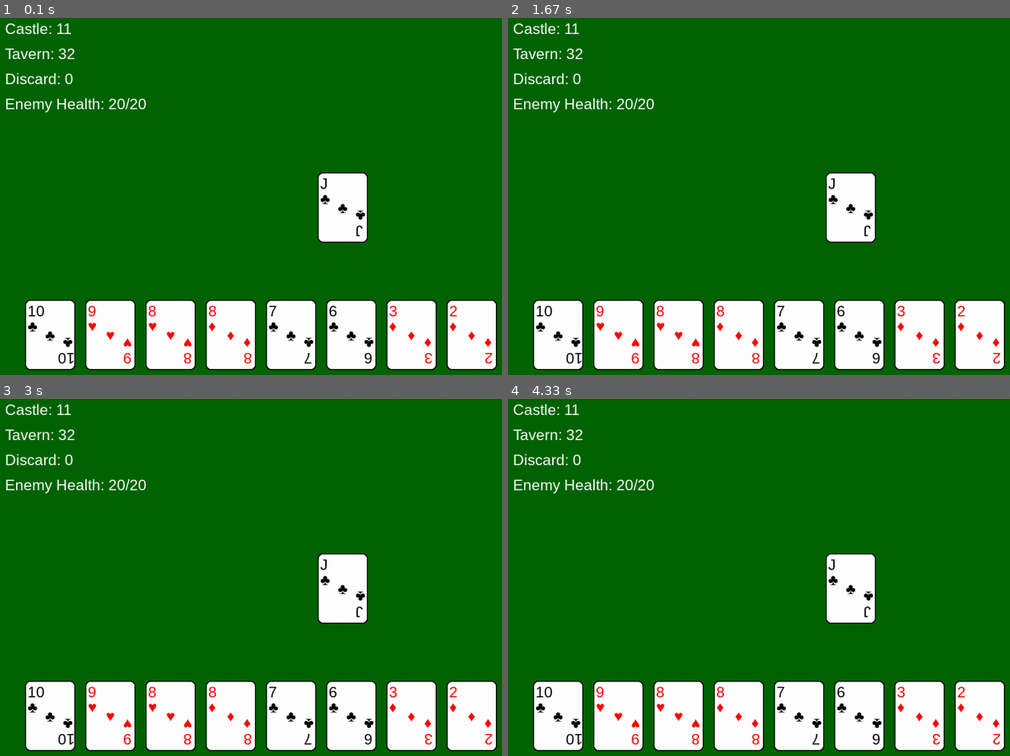
Above: before the commit, frames 1-4 (two rows, left to right).
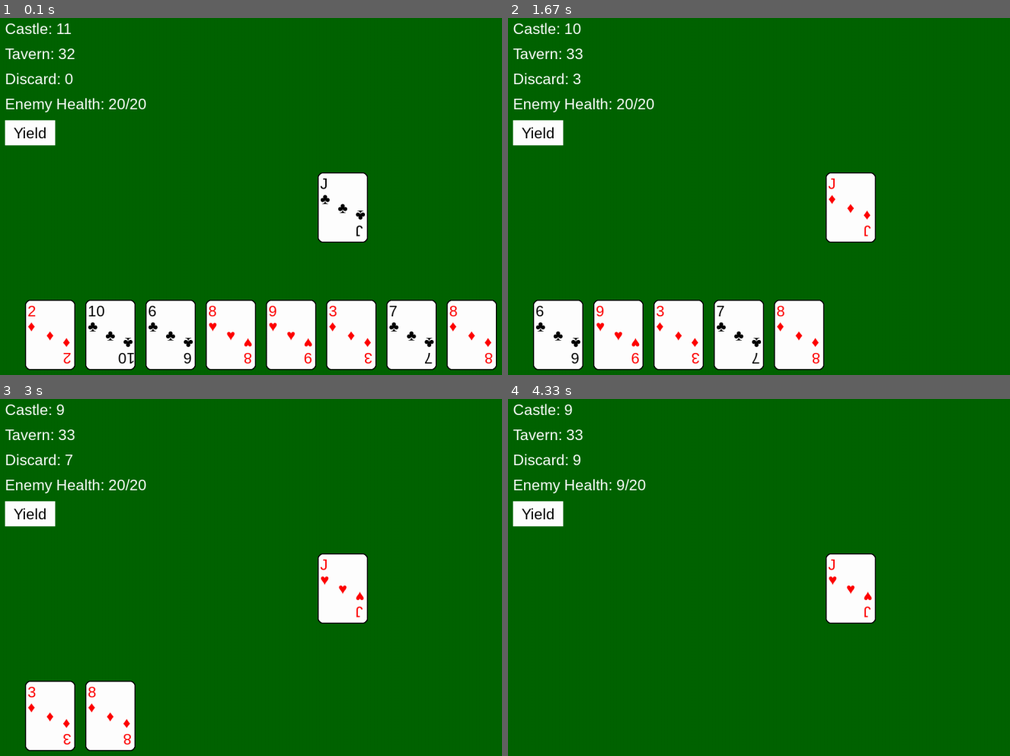
Above: after the commit, the same moments.

Repository: snsutton/regicide
Game: pygame game, started from main.py
Two runs of this game, one before a commit and one after it. Both use one fixed random seed, a clock stepped at 60 frames per second and the inputs below.
Inputs (mouse positions are in pixels of both pictures, inside the frame that each line leads up to):
- Up to frame 1 (0.1 s): no input
- Up to frame 2 (1.67 s): click "10" at 0.38 s; press the mouse at (558, 335) at 0.7 s; move the mouse to (623, 232) at 0.8 s; release the mouse at (688, 132) at 0.93 s; press the mouse at (618, 335) at 1.03 s; move the mouse to (663, 239) at 1.13 s; release the mouse at (708, 146) at 1.27 s; click (628, 285) at 1.38 s
- Up to frame 3 (3 s): click (30, 534) at 1.72 s, where only the run after the commit has a clickable "Yield"; press the mouse at (50, 716) at 2.03 s; move the mouse to (291, 720) at 2.13 s; release the mouse at (outside the picture) at 2.27 s; press the mouse at (50, 716) at 2.37 s; move the mouse to (281, 634) at 2.47 s; release the mouse at (outside the picture) at 2.6 s; press the mouse at (110, 716) at 2.7 s; move the mouse to (155, 666) at 2.8 s; release the mouse at (200, 620) at 2.93 s
- Up to frame 4 (4.33 s): press the mouse at (558, 716) at 3.03 s; move the mouse to (603, 652) at 3.13 s; release the mouse at (648, 591) at 3.27 s; press the mouse at (558, 716) at 3.37 s; move the mouse to (829, 595) at 3.47 s; release the mouse at (outside the picture) at 3.6 s

The runs differ from the first frame. In frame 1, 2.0% of the frame differs, in the area x 0-99%, y 28-97%; in frame 2, 7.5%; in frame 3, 13%; in frame 4, 17%, in the area x 0-100%, y 1-99%.

Commit message:
Add Yield button

Diff:
--- /dev/null
+++ b/button.py
@@ -0,0 +1,27 @@
+import pygame
+
+
+class Button:
+
+    def __init__(self, text, x, y, width, height):
+        self.text = text
+        self.x = x
+        self.y = y
+        self.width = width
+        self.height = height
+
+    def pos(self):
+        return (self.x, self.y)
+
+
+class ButtonRenderer:
+
+    def __init__(self, screen):
+        self.screen = screen
+
+    def draw_button(self, button):
+        pygame.draw.rect(self.screen, (255, 255, 255), (button.x, button.y, button.width, button.height))
+        font = pygame.font.SysFont('arial', 30)
+        text = font.render(button.text, True, (0, 0, 0))
+        text_rect = text.get_rect(center=(button.x + button.width / 2, button.y + button.height / 2))
+        self.screen.blit(text, text_rect)
--- a/card.py
+++ b/card.py
@@ -1,6 +1,7 @@
 import pygame
 
 from renderer import BaseRenderer
+
 
 class Card:
 
@@ -12,6 +13,21 @@
         "Diamonds": "♦",
         "Hearts": "♥",
         "Spades": "♠"
+    }
+
+    RANK_VALUES = {
+        "2": 2,
+        "3": 3,
+        "4": 4,
+        "5": 5,
+        "6": 6,
+        "7": 7,
+        "8": 8,
+        "9": 9,
+        "10": 10,
+        "J": 10,
+        "Q": 15,
+        "K": 20,
     }
 
     def __init__(self, rank, suit):
@@ -64,10 +80,24 @@
 
 class CardRenderer(BaseRenderer):
 
+    # Card dimensions
+    CARD_WIDTH = 100
+    CARD_HEIGHT = 140
+    CORNER_RADIUS = 10
+
     def __init__(self, screen):
         super().__init__(screen)
+
         self.x = 0
         self.y = 0
+
+        # Symbol mappings
+        self.SUIT_SYMBOLS = {
+            'Hearts': '♥',
+            'Diamonds': '♦',
+            'Clubs': '♣',
+            'Spades': '♠'
+        }
 
     def draw_rounded_rect(self, surface, rect, color, radius=10):
         """Draw a rounded rectangle"""
@@ -115,77 +145,3 @@
     def get_card_position(self, card):
         """Return the position of a card"""
         return card.pos()
-
-
-class CardInputHandler:
-
-    def __init__(self, card_renderer):
-        self.renderer = card_renderer
-        # Keep track of clicked card
-        self.selected_card = None
-        # Store which cards are being hovered
-        self.hovered_card = None
-
-    def is_point_inside_card(self, point, card_pos):
-        """Check if a point (x,y) is inside a card's rectangle"""
-        x, y = point
-        card_x, card_y = card_pos
-
-        # Get card dimensions from renderer
-        width = self.renderer.CARD_WIDTH
-        height = self.renderer.CARD_HEIGHT
-
-        # Check if point is within card boundaries
-        return (card_x <= x <= card_x + width and
-                card_y <= y <= card_y + height)
-
-    def handle_mouse_event(self, event, cards):
-        """Handle mouse events for a list of cards
-        Returns the clicked card (if any) and event type"""
-
-        mouse_pos = pygame.mouse.get_pos()
-
-        if event.type == pygame.MOUSEBUTTONDOWN:
-            # Check each card for clicks
-            for c in cards:
-                card_pos = self.renderer.get_card_position(c)
-                if self.is_point_inside_card(mouse_pos, card_pos):
-                    self.selected_card = c
-                    return {'type': 'card_clicked',
-                           'card': c,
-                           'position': mouse_pos}
-
-            # If we get here, no card was clicked
-            self.selected_card = None
-            return {'type': 'background_clicked',
-                   'position': mouse_pos}
-
-        elif event.type == pygame.MOUSEBUTTONUP:
-            # Handle card release
-            if self.selected_card:
-                old_card = self.selected_card
-                self.selected_card = None
-                return {'type': 'card_released',
-                       'card': old_card,
-                       'position': mouse_pos}
-
-        elif event.type == pygame.MOUSEMOTION:
-            # Check for hovering over cards
-            for c in cards:
-                card_pos = self.renderer.get_card_position(c)
-                if self.is_point_inside_card(mouse_pos, card_pos):
-                    if self.hovered_card != c:
-                        self.hovered_card = c
-                        return {'type': 'card_hover_start',
-                               'card': c,
-                               'position': mouse_pos}
-                    break
-            else:  # No card being hovered
-                if self.hovered_card:
-                    old_card = self.hovered_card
-                    self.hovered_card = None
-                    return {'type': 'card_hover_end',
-                           'card': old_card,
-                           'position': mouse_pos}
-
-        return None
--- a/game.py
+++ b/game.py
@@ -1,10 +1,12 @@
 import random
+import pygame
 
 from deck import Deck
 from card import Card
 from player import Player
 from enemy import Enemy
 from renderer import BaseRenderer
+from button import Button
 
 
 class Game:
@@ -19,10 +21,13 @@
         self.castle = self.make_castle_deck()
         self.tavern.shuffle()
         self.discard = Deck()
+        self.enemy = Enemy(self.castle.draw())
+        self.yield_button = Button("Yield", 10, 210, 100, 50)
+
+        self.jester_red = Card("Jester", "Red")
+        self.jester_black = Card("Jester", "Black")
 
         self.deal_starting_hand(self.players[0])
-
-        self.enemy = Enemy(self.castle.draw())
 
     def make_standard_deck(self):
         d = Deck()
@@ -72,6 +77,9 @@
 
 class GameRenderer(BaseRenderer):
 
+    def __init__(self, screen):
+        super().__init__(screen)
+
     def draw_game(self, game):
         castle_text = self.font.render(f"Castle: {len(game.castle)}", True, self.WHITE)
         self.screen.blit(castle_text, (10, 10))
--- a/hand.py
+++ b/hand.py
@@ -25,3 +25,6 @@
     def sort(self):
         self.hand.sort()
         self.hand.reverse()
+
+    def remove(self, card):
+        self.hand.remove(card)
--- /dev/null
+++ b/input_handler.py
@@ -0,0 +1,93 @@
+import pygame
+
+from card import Card
+from button import Button
+
+
+class InputHandler:
+
+    def __init__(self, card_renderer):
+        self.renderer = card_renderer
+        # Keep track of clicked card
+        self.selected_button = None
+        # Store which cards are being hovered
+        self.hovered_button = None
+
+    def is_point_inside_card(self, point, card_pos):
+        """Check if a point (x,y) is inside a card's rectangle"""
+        x, y = point
+        card_x, card_y = card_pos
+
+        # Get card dimensions from renderer
+        width = self.renderer.CARD_WIDTH
+        height = self.renderer.CARD_HEIGHT
+
+        # Check if point is within card boundaries
+        return (card_x <= x <= card_x + width and
+                card_y <= y <= card_y + height)
+
+    def handle_mouse_event(self, event, buttons):
+        mouse_pos = pygame.mouse.get_pos()
+
+        if event.type == pygame.MOUSEBUTTONDOWN:
+            # Check each card for clicks
+            for button in buttons:
+                if isinstance(button, Card):
+                    button_pos = self.renderer.get_card_position(button)
+                    if self.is_point_inside_card(mouse_pos, button_pos):
+                        self.selected_button = button
+                        return {'type': 'card_clicked',
+                            'card': button,
+                            'position': mouse_pos}
+                elif isinstance(button, Button):
+                    button_pos = button.pos()
+                    if self.is_point_inside_card(mouse_pos, button_pos):
+                        self.selected_button = button
+                        return {'type': 'button_clicked',
+                            'button': button,
+                            'position': mouse_pos}
+
+            # If we get here, no card was clicked
+            self.selected_button = None
+            return {'type': 'background_clicked',
+                   'position': mouse_pos}
+
+        elif event.type == pygame.MOUSEBUTTONUP:
+            # Handle card release
+            if self.selected_button:
+                old_card = self.selected_button
+                self.selected_button = None
+                return {'type': 'card_released',
+                       'card': old_card,
+                       'position': mouse_pos}
+
+        elif event.type == pygame.MOUSEMOTION:
+            # Check for hovering over cards
+            for button in buttons:
+                if isinstance(button, Card):
+                    button_pos = self.renderer.get_card_position(button)
+                    if self.is_point_inside_card(mouse_pos, button_pos):
+                        if self.hovered_button != button:
+                            self.hovered_button = button
+                            return {'type': 'card_hover_start',
+                                'card': button,
+                                'position': mouse_pos}
+                        break
+                if isinstance(button, Button):
+                    button_pos = button.pos()
+                    if self.is_point_inside_card(mouse_pos, button_pos):
+                        if self.hovered_button != button:
+                            self.hovered_button = button
+                            return {'type': 'button_hover_start',
+                                'button': button,
+                                'position': mouse_pos}
+                        break
+            else:  # No card being hovered
+                if self.hovered_button:
+                    old_card = self.hovered_button
+                    self.hovered_button = None
+                    return {'type': 'card_hover_end',
+                           'card': old_card,
+                           'position': mouse_pos}
+
+        return None
--- a/main.py
+++ b/main.py
@@ -4,25 +4,26 @@
 
 from renderer import BaseRenderer
 from game import Game, GameRenderer
-from card import CardRenderer, CardInputHandler
+from card import Card, CardRenderer
+from enemy import Enemy
+from input_handler import InputHandler
+from button import ButtonRenderer
 
 def pygame_setup(g):
     pygame.init()
     screen = pygame.display.set_mode((1366, 768))
     pygame.display.set_caption("Regicide")
 
-    # Create game render
+    # Create renderers
     game_renderer = GameRenderer(screen)
-
-    # Create card renderer
     card_renderer = CardRenderer(screen)
+    button_renderer = ButtonRenderer(screen)
 
     # Create input handler
-    input_handler = CardInputHandler(card_renderer)
+    input_handler = InputHandler(card_renderer)
 
     # Create some sample cards
-    cards = g.players[0].hand
-    cards.sort()
+    player_one_hand = g.players[0].hand
 
     running = True
     while running:
@@ -31,30 +32,65 @@
                 running = False
 
             # Handle mouse clicks
-            result = input_handler.handle_mouse_event(event, cards)
+            buttons = [card for card in player_one_hand]
+            buttons.append(g.yield_button)
+            result = input_handler.handle_mouse_event(event, buttons)
             if result:
                 if result['type'] == 'card_clicked':
                     print(f"Clicked {result['card'].rank} of {result['card'].suit}")
+                    if result['card'].rank == "A":
+                        # TODO: Handle Animal cards
+                        pass
+                    else:
+                        # Handle death by exactsies
+                        damage_dealt = Card.RANK_VALUES[result['card'].rank]
+                        if g.enemy.health_remaining - damage_dealt == 0:
+                            g.tavern.add_card(g.enemy)
+                        else:
+                            g.discard.add_card(g.enemy)
+                        g.enemy.health_remaining -= Card.RANK_VALUES[result['card'].rank]
+                        player_one_hand.remove(result['card'])
+
                 elif result['type'] == 'card_hover_start':
                     print(f"Hovering over {result['card'].rank} of {result['card'].suit}")
+
+                elif result['type'] == 'button_clicked':
+                    print(f"Clicked {result['button'].text}")
+                    if result['button'].text == "Yield":
+                        print("Yield button clicked")
+                        # TODO: Handle yielding
+
+                elif result['type'] == 'button_hover_start':
+                    print("Hovering over yield")
+
+        # Handle enemy death
+        if g.enemy.health_remaining <= 0:
+            print("Enemy defeated!")
+            g.discard.add_card(g.enemy)
+            g.enemy = Enemy(g.castle.draw())
+
 
         # Fill background
         screen.fill((0, 100, 0))  # Green table color
 
+        # Draw game state
         game_renderer.draw_game(g)
 
-        # Draw enemy card on center of screen
-        x = screen.get_width() / 2 - BaseRenderer.CARD_WIDTH / 2
-        y = screen.get_height() / 2 - BaseRenderer.CARD_HEIGHT / 2
-        card_renderer.draw_card(g.enemy, x, y)
+        # Draw Yield button
+        button_renderer.draw_button(g.yield_button)
+
+        # Draw Enemy card on center of screen
+        g.enemy.x = screen.get_width() / 2 - CardRenderer.CARD_WIDTH / 2
+        g.enemy.y = screen.get_height() / 2 - CardRenderer.CARD_HEIGHT / 2
+        card_renderer.draw_card(g.enemy, g.enemy.x, g.enemy.y)
 
         # Draw player hand
-        for i, card in enumerate(cards):
+        for i, card in enumerate(player_one_hand):
             # Highlight hovered/selected cards
-            if card == input_handler.hovered_card:
+            if card == input_handler.hovered_button:
                 # TODO: Draw highlight effect here
                 pass
-            if card == input_handler.selected_card:
+            if card == input_handler.selected_button:
                 # TODO: Draw selection effect here
                 pass
 
--- a/renderer.py
+++ b/renderer.py
@@ -2,35 +2,15 @@
 
 class BaseRenderer:
 
-    CARD_WIDTH = 100
-    CARD_HEIGHT = 140
+    # Define colors
+    WHITE = (255, 255, 255)
+    BLACK = (0, 0, 0)
+    RED = (255, 0, 0)
 
     def __init__(self, screen):
         self.screen = screen
-
-        # Define colors
-        self.WHITE = (255, 255, 255)
-        self.BLACK = (0, 0, 0)
-        self.RED = (255, 0, 0)
-
-        # Card dimensions
-        self.CARD_WIDTH = BaseRenderer.CARD_WIDTH
-        self.CARD_HEIGHT = BaseRenderer.CARD_HEIGHT
-        self.CORNER_RADIUS = 10
-
-        # Symbol mappings
-        self.SUIT_SYMBOLS = {
-            'Hearts': '♥',
-            'Diamonds': '♦',
-            'Clubs': '♣',
-            'Spades': '♠'
-        }
 
         # Initialize fonts
         pygame.font.init()
         self.font = pygame.font.SysFont('arial', 30)
         self.small_font = pygame.font.SysFont('arial', 20)
-
-    def draw_rounded_rect(self, surface, rect, color, radius=10):
-        """Draw a rounded rectangle"""
-        pygame.draw.rect(surface, color, rect, border_radius=radius)
